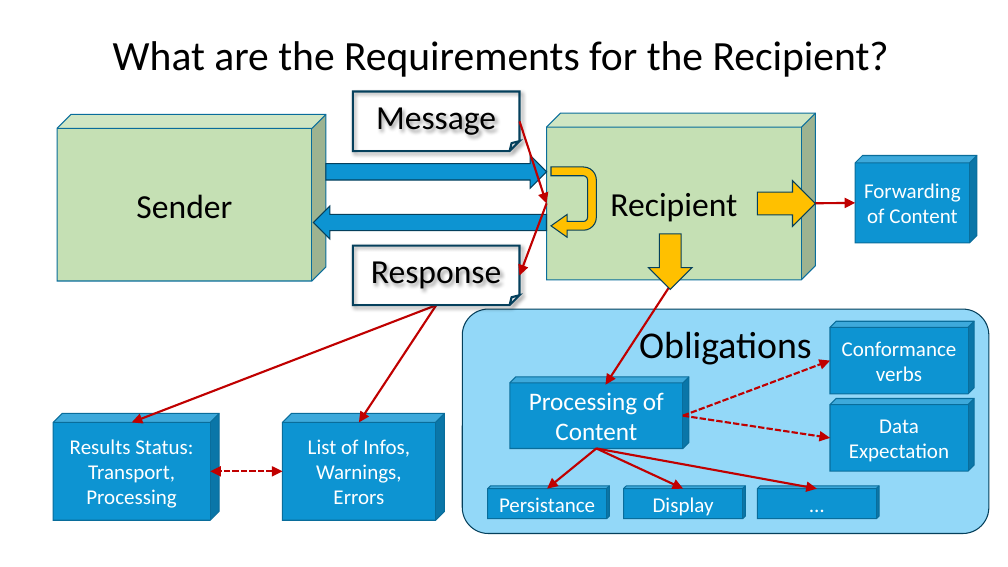
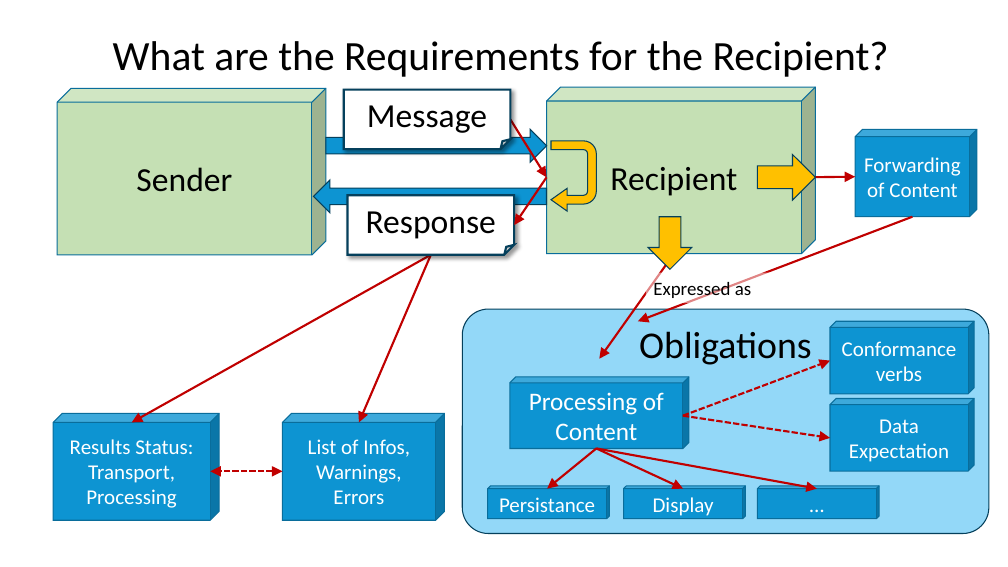
Before and after one commit to frankoemig/ack-ig, a slide deck: slide 2 of input/images-source/Drawings.pptm. Drawn at 1008x567 pixels with LibreOffice and Linux fonts; fonts in the diff are those of the drawing. Boxes give left, top, right and bottom in pixels: in the first picture for what was removed or moved away, otherwise in the second. Text is boxed around its words. In the diff, an @@ line names an element or a change of style, - is before the commit and + after.

```diff
--- a/input/images-source/Drawings.pptm
+++ b/input/images-source/Drawings.pptm
@@ folded corner "Message": place and size @@
-folded corner "Message" at bbox=[353, 91, 520, 151]
+folded corner "Message" at bbox=[344, 90, 510, 150]
@@ folded corner "Message" at bbox=[344, 90, 510, 150]: fill none to #FFFFFF @@
@@ arrow moved from (520, 122) - (547, 203) to (510, 119) - (547, 178) @@
@@ arrow moved from (547, 203) - (520, 275) to (547, 178) - (514, 225) @@
@@ 3 cubes, 2 right arrows, 1 uturn arrow, 1 arrow, 1 left arrow: place and size @@
-3 cubes, 2 right arrows, 1 uturn arrow, 1 arrow, 1 left arrow at bbox=[57, 113, 977, 281]
+3 cubes, 2 right arrows, 1 uturn arrow, 1 arrow, 1 left arrow at bbox=[57, 87, 977, 255]
@@ folded corner "Response" at bbox=[348, 195, 514, 255]: fill none to #FFFFFF @@
@@ folded corner "Response": place and size @@
-folded corner "Response" at bbox=[353, 246, 520, 306]
+folded corner "Response" at bbox=[348, 195, 514, 255]
@@ arrow added from (913, 217) to (638, 321), #C00000 2 pt @@
@@ down arrow: place and size @@
-down arrow at bbox=[649, 234, 693, 289]
+down arrow at bbox=[648, 217, 692, 269]
@@ arrow moved from (436, 306) - (132, 423) to (431, 255) - (132, 423) @@
@@ arrow moved from (436, 306) - (359, 423) to (431, 255) - (359, 423) @@
@@ arrow moved from (675, 280) - (606, 385) to (675, 253) - (600, 358) @@
@@ text added at bbox=[653, 279, 751, 300], 18 pt, text #000000 @@
+Expressed as
```
Also in this commit, not shown: 13 other files.
